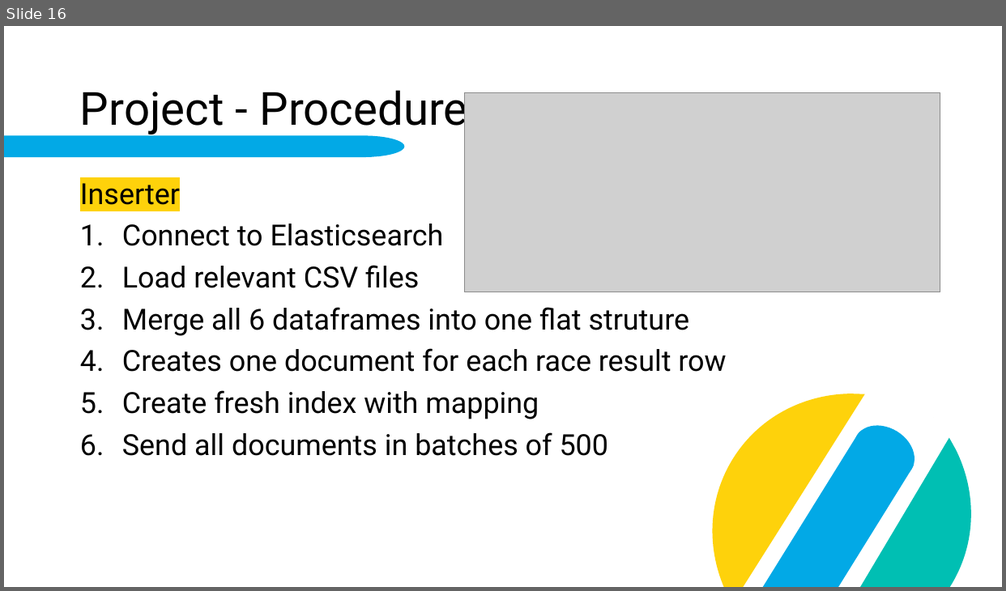
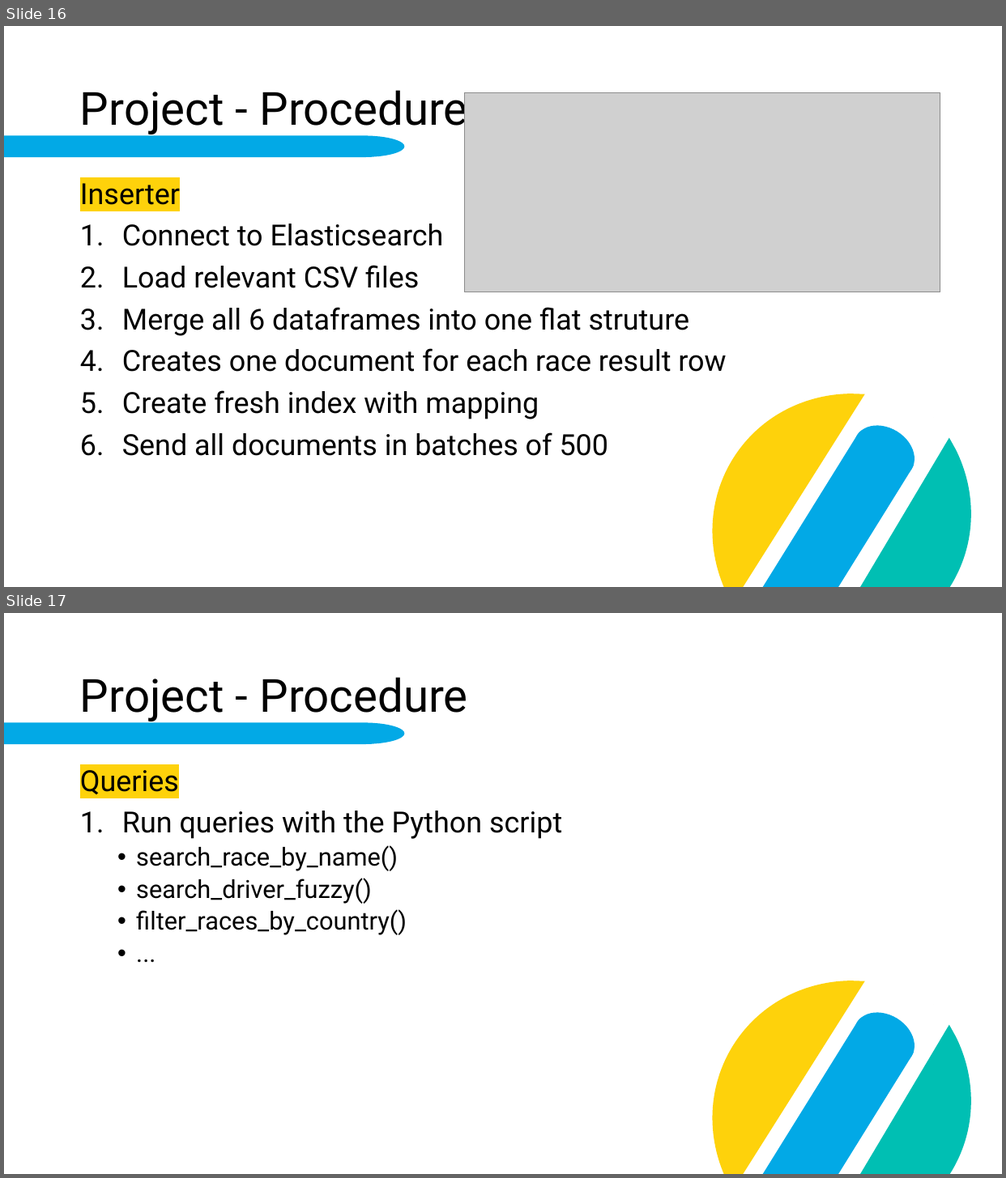
Before and after one commit to fabi2k03/dab_elasticsearch_paper, a slide deck: Elasticsearch.pptx. Shown one above the other, each under a label of ours: slide 16 before the commit, slides 16 and 17 after it. The pictures are 1006x591 and 1006x1178 pixels, drawn with LibreOffice and Linux fonts; fonts in the diff are those of the drawing; grey boxes stand for pictures; background and template pictures are left out. Boxes give left, top, right and bottom in pixels: in the first picture for what was removed or moved away, otherwise in the second. Text is boxed around its words. In the diff, an @@ line names an element or a change of style, - is before the commit and + after.

Commit message:
Added content to presentation about project

```diff
--- a/Elasticsearch.pptx
+++ b/Elasticsearch.pptx
@@ slide 17 added at [4, 613, 1002, 1174], background #FFFFFF; not listed: 5 template elements that a slide beside it also shows @@
@@ title added at [80, 677, 468, 722], 44 pt, text #000000 @@
+Project - Procedure
@@ text added at [80, 770, 562, 935], 24 pt, text #000000 @@
+Queries
+1. Run queries with the Python script
+  • search_race_by_name()
+  • search_driver_fuzzy()
+  • filter_races_by_country()
+  • ...
```
Also in this commit, not shown: 3 slides changed, 2 other slides added.
